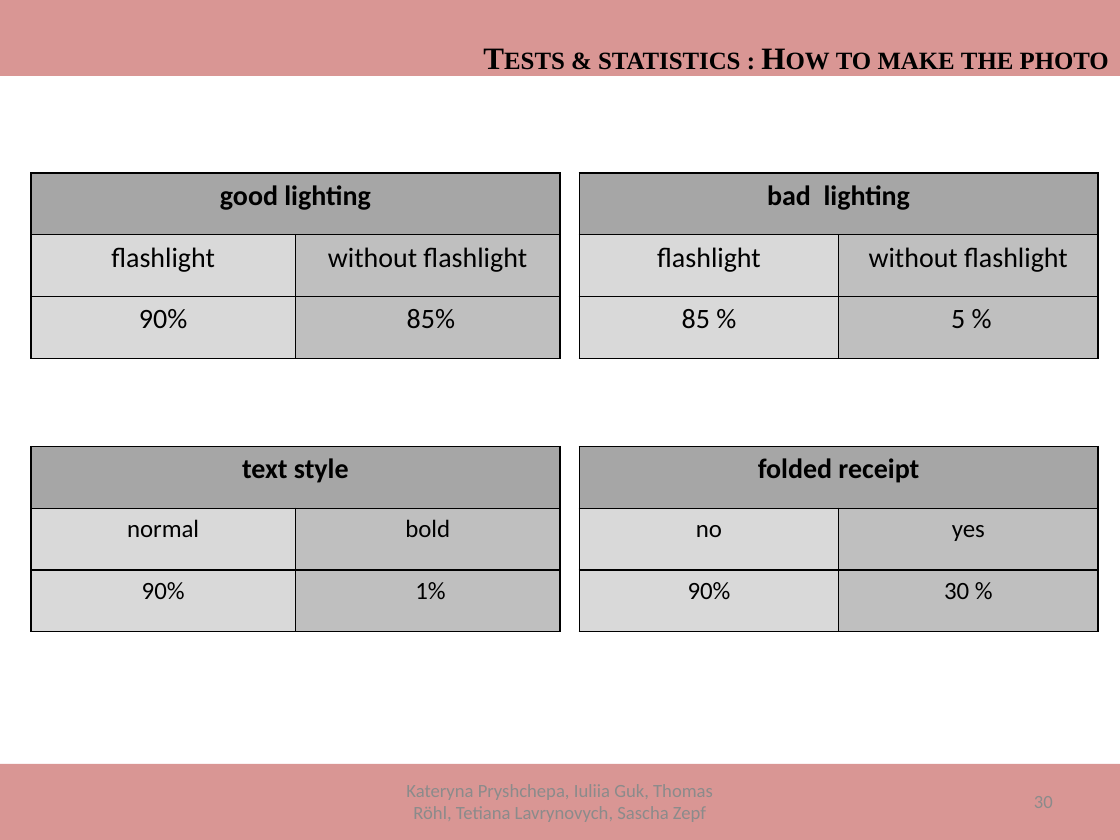
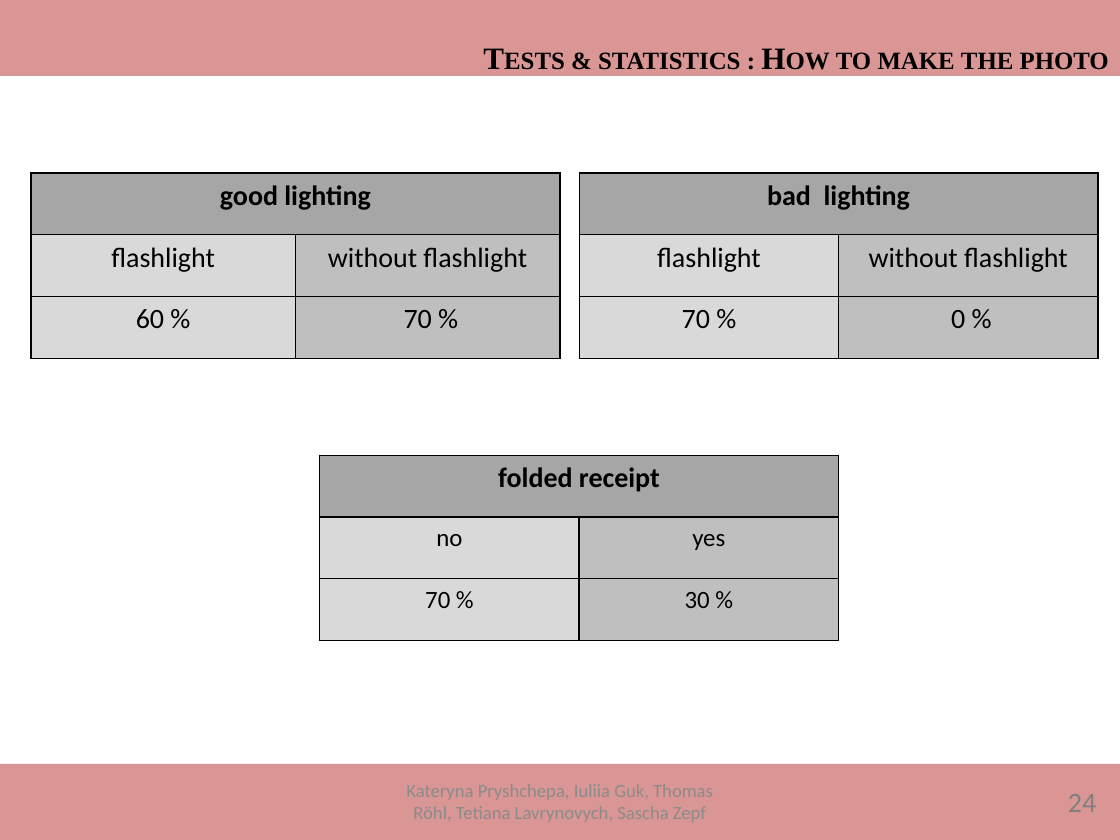
Before and after one commit to ThomasRoehl/ShopAdmin, a slide deck: slide 33 of Dokumentation/ShopAdmin_Final.pptx (slide 30 before the commit). Drawn at 1120x840 pixels with LibreOffice and Linux fonts; fonts in the diff are those of the drawing. Boxes give left, top, right and bottom in pixels: in the first picture for what was removed or moved away, otherwise in the second. Text is boxed around its words. In the diff, an @@ line names an element or a change of style, - is before the commit and + after.

```diff
--- a/Dokumentation/ShopAdmin_Final.pptx
+++ b/Dokumentation/ShopAdmin_Final.pptx
@@ table at [31,174,560,358] @@
-row 3, column 1: 90%
+row 3, column 1: 60 %
-row 3, column 2: 85%
+row 3, column 2: 70 %
@@ table at [579,174,1099,358] @@
-row 3, column 1: 85 %
+row 3, column 1: 70 %
-row 3, column 2: 5 %
+row 3, column 2: 0 %
@@ table removed at [31,447,560,632], 3 rows, 2 columns @@
-text style | 
-normal | bold
-90% | 1%
@@ table at [320,455,840,640] @@
-row 3, column 1: 90%
+row 3, column 1: 70 %
@@ table: place and size @@
-table at [579,447,1099,632]
+table at [320,455,840,640]
@@ text added at [1068,794,1096,812], 18 pt, text #808080 @@
+24
```
Also in this commit, not shown: 32 other slides changed, 4 slides added, 1 other file.
